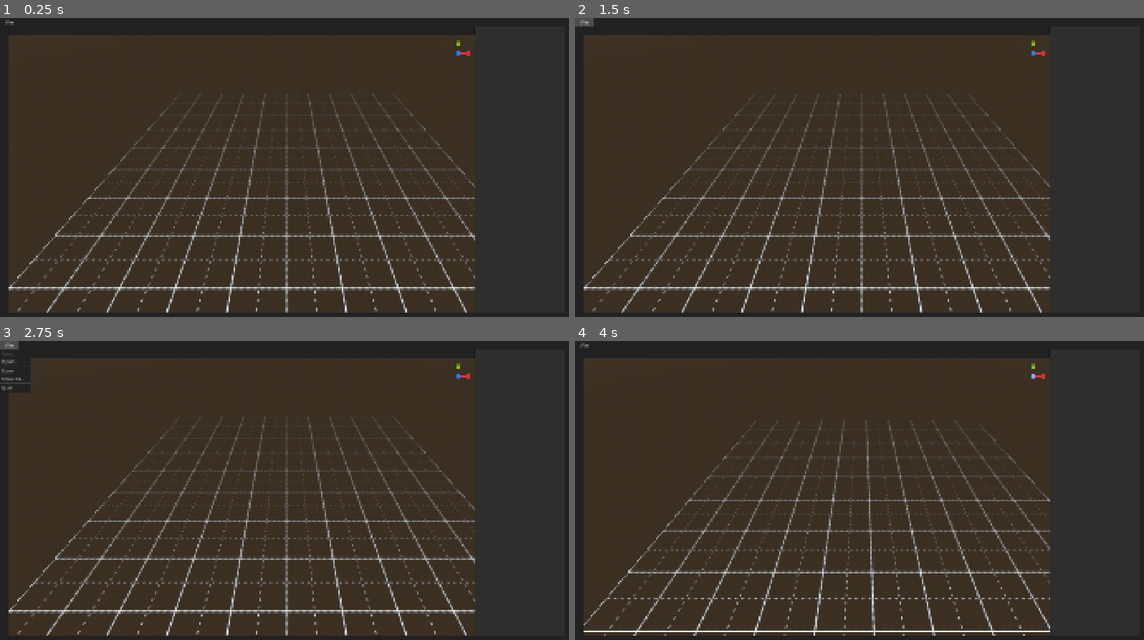
Above: before the commit, frames 1-4 (two rows, left to right).
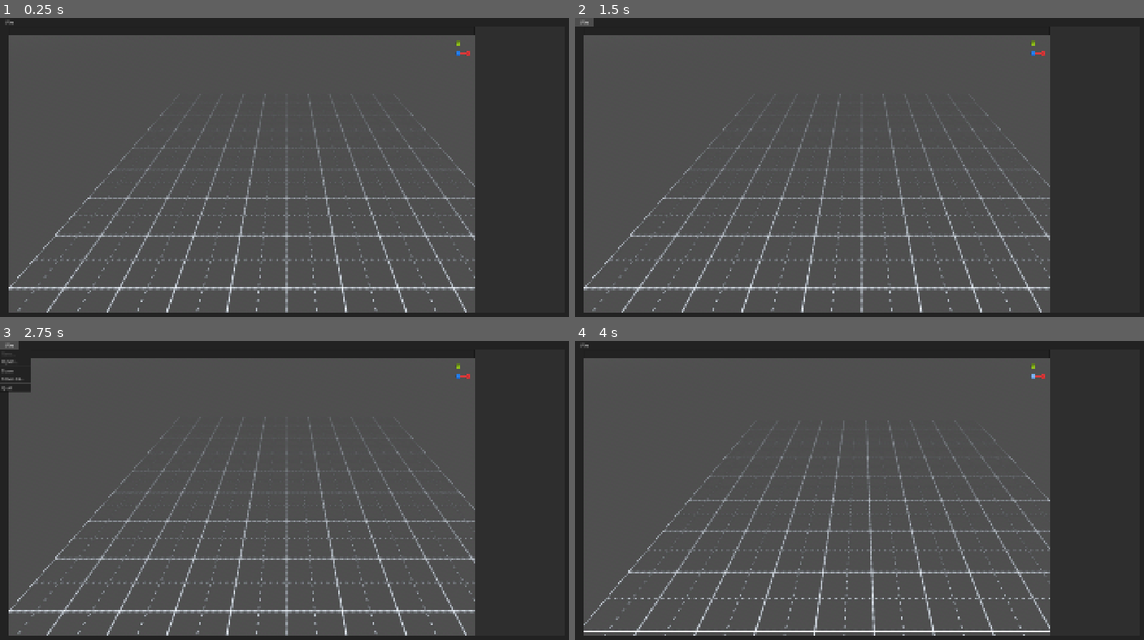
Above: after the commit, the same moments.

Repository: AnalyticalGoose/godough
Game: Godot game, scene res://main.tscn
The game is run twice, just before and just after one commit, with the same random seed, the same clock (stepped at 60 frames per second) and the same inputs.
Inputs (mouse positions are in pixels of both pictures, inside the frame that each line leads up to):
- Up to frame 1 (0.25 s): no input
- Up to frame 2 (1.5 s): click "File" at 0.5 s; click "File" at 1.25 s
- Up to frame 3 (2.75 s): click "File" at 2 s
- Up to frame 4 (4 s): tap Enter at 2.75 s; move the mouse to (1035, 373) at 2.77 s; tap S (camera_back) at 2.85 s; click (1035, 373) at 2.92 s; tap W (camera_forward) at 3.05, 3.6 s; move the mouse to (745, 508) at 3.52 s; click (745, 508) at 3.67 s; tap A (camera_left) at 3.8 s

The runs differ from the first frame. In frame 1, 74% of the frame differs, in the area x 1-84%, y 5-99%; in frame 2, 74%; in frame 3, 74%; in frame 4, 74%.

Commit message:
Update camera controller

Diff:
--- a/autoload/data_manager.gd
+++ b/autoload/data_manager.gd
@@ -1,12 +1,12 @@
 extends Node
 
 enum DatabaseType {
-	SETTINGS,
+    SETTINGS,
 }
 
 enum SettingsType {
-	CAMERA,
-	LEVEL
+    CAMERA,
+    LEVEL
 }
 
 const SETTINGS_PATH : String = "user://settings.cfg"
@@ -15,36 +15,41 @@
 
 
 func _ready() -> void:
-	_load_settings()
+    _load_settings()
 
 
 func get_settings(type: SettingsType) -> Dictionary:
-	return _settings_data[type]
+    return _settings_data[type]
 
 
 func _init_schema(database_type: DatabaseType, database: Database) -> void:
-	match database_type:
-		DatabaseType.SETTINGS:
-			database.add_valid_property("cam_move_speed", TYPE_FLOAT)
-			database.add_valid_property("cam_rot_speed", TYPE_FLOAT)
-			database.add_valid_property("cam_smoothing", TYPE_FLOAT)
-			database.add_valid_property("grid_size", TYPE_FLOAT)
+    match database_type:
+        DatabaseType.SETTINGS:
+            database.add_valid_property("cam_move_speed", TYPE_FLOAT)
+            database.add_valid_property("cam_rot_speed", TYPE_FLOAT)
+            database.add_valid_property("cam_zoom_speed", TYPE_FLOAT)
+            database.add_valid_property("cam_smoothing", TYPE_FLOAT)
+            database.add_valid_property("cam_mouse_sensitivity", TYPE_FLOAT)
+
+            database.add_valid_property("grid_size", TYPE_FLOAT)
 
 
 func _load_settings() -> void:
-	if not FileAccess.file_exists(SETTINGS_PATH):
-		var cfg_file: ConfigFile = ConfigFile.new()
+    if not FileAccess.file_exists(SETTINGS_PATH):
+        var cfg_file: ConfigFile = ConfigFile.new()
 
-		cfg_file.set_value("camera_settings", "cam_move_speed", 10.0)
-		cfg_file.set_value("camera_settings", "cam_rot_speed", 75.0)
-		cfg_file.set_value("camera_settings", "cam_smoothing", 0.1)
-		cfg_file.set_value("level_settings", "grid_size", 2.0)
+        cfg_file.set_value("camera_settings", "cam_move_speed", 10.0)
+        cfg_file.set_value("camera_settings", "cam_rot_speed", 75.0)
+        cfg_file.set_value("camera_settings", "cam_zoom_speed", 50.0)
+        cfg_file.set_value("camera_settings", "cam_smoothing", 0.1)
+        cfg_file.set_value("camera_settings", "cam_mouse_sensitivity", 0.25)
+        cfg_file.set_value("level_settings", "grid_size", 2.0)
 
-		var save_error: Error = cfg_file.save(SETTINGS_PATH)
-		if save_error:
-			push_error("Cannot save user settings to %s, ERROR: %s" % [SETTINGS_PATH, save_error])
+        var save_error: Error = cfg_file.save(SETTINGS_PATH)
+        if save_error:
+            push_error("Cannot save user settings to %s, ERROR: %s" % [SETTINGS_PATH, save_error])
 
-	var settings_database: Database = Database.new()
-	_init_schema(DatabaseType.SETTINGS, settings_database)
-	settings_database.load_from_path(SETTINGS_PATH)
-	_settings_data = settings_database.get_array()
+    var settings_database: Database = Database.new()
+    _init_schema(DatabaseType.SETTINGS, settings_database)
+    settings_database.load_from_path(SETTINGS_PATH)
+    _settings_data = settings_database.get_array()
--- a/editor/camera/camera_controller.gd
+++ b/editor/camera/camera_controller.gd
@@ -1,41 +1,63 @@
 extends Node3D
 
-@warning_ignore_start("unused_private_class_variable")
-@export var _rotation_x_pivot: Node3D
-@export var _zoom_pivot: Node3D
-@export var _camera: Camera3D
-@warning_ignore_restore("unused_private_class_variable")
+#const MIN_ZOOM: float = 0.0
+#const MAX_ZOOM: float = 20.0
 
 var _movement_speed: float = 10.0
 var _rotation_speed: float = 75.0
+var _zoom_speed: float = 50.0
 var _smoothing_strength: float = 0.1
+var _mouse_sensitivity: float = 0.25
+
 var _camera_pos_target: Vector3
 var _camera_rot_target: float
+var _camera_zoom_target: float
+
+@export var _rotation_x_pivot: Node3D
+@export var _zoom_pivot: Node3D
 
 
 func _ready() -> void:
-	_camera_pos_target = position
-	_camera_rot_target = rotation_degrees.y
+    _camera_pos_target = position
+    _camera_rot_target = rotation_degrees.y
+    _camera_zoom_target =  _zoom_pivot.position.z
 
-	var camera_settings: Dictionary = DataManager.get_settings(DataManager.SettingsType.CAMERA)
-	_movement_speed = camera_settings["cam_move_speed"]
-	_rotation_speed = camera_settings["cam_rot_speed"]
-	_smoothing_strength = camera_settings["cam_smoothing"]
+    var camera_settings: Dictionary = DataManager.get_settings(DataManager.SettingsType.CAMERA)
+    _movement_speed = camera_settings["cam_move_speed"]
+    _rotation_speed = camera_settings["cam_rot_speed"]
+    _zoom_speed = camera_settings["cam_zoom_speed"]
+    _smoothing_strength = camera_settings["cam_smoothing"]
+    _mouse_sensitivity = camera_settings["cam_mouse_sensitivity"]
 
 
 func _process(delta: float) -> void:
-	var input_dir: Vector2 = Input.get_vector("camera_left", "camera_right", "camera_forward", "camera_back")
-	var input_axis: float = Input.get_axis("camera_rotate_right", "camera_rotate_left")
+    var input_dir: Vector2 = Input.get_vector("camera_left", "camera_right", "camera_forward", "camera_back")
+    var input_axis: float = Input.get_axis("camera_rotate_right", "camera_rotate_left")
+    var zoom_dir: int = (int(Input.is_action_just_released("camera_zoom_out")) -
+                         int(Input.is_action_just_released("camera_zoom_in")))
 
-	if input_dir:
-		var move_dir: Vector3 = (basis * Vector3(input_dir.x, 0, input_dir.y))
-		_camera_pos_target += move_dir * _movement_speed * delta
+    if input_dir:
+        var move_dir: Vector3 = (basis * Vector3(input_dir.x, 0, input_dir.y))
+        _camera_pos_target += move_dir * _movement_speed * delta
+    if input_axis:
+        _camera_rot_target += input_axis * _rotation_speed * delta
+    if zoom_dir:
+        _camera_zoom_target += zoom_dir * _zoom_speed * delta
+    if _camera_pos_target != position:
+        position = lerp(position, _camera_pos_target, _smoothing_strength)
+    if _camera_rot_target != rotation_degrees.y:
+       rotation_degrees.y = lerp(rotation_degrees.y, _camera_rot_target, _smoothing_strength)
+    if _camera_zoom_target != position.z:
+        _zoom_pivot.position.z = lerp(_zoom_pivot.position.z, _camera_zoom_target, _smoothing_strength)
 
-	if input_axis:
-		_camera_rot_target += input_axis * _rotation_speed * delta
 
-	if _camera_pos_target != position:
-		position = lerp(position, _camera_pos_target, _smoothing_strength)
+func _unhandled_input(event: InputEvent) -> void:
+    if Input.is_action_just_pressed("camera_rotate_mouse"):
+        Input.set_mouse_mode(Input.MOUSE_MODE_CAPTURED)
+    if Input.is_action_just_released("camera_rotate_mouse"):
+        Input.set_mouse_mode(Input.MOUSE_MODE_VISIBLE)
 
-	if _camera_rot_target != rotation_degrees.y:
-		rotation_degrees.y = lerp(rotation_degrees.y, _camera_rot_target, _smoothing_strength)
+    if event is InputEventMouseMotion and Input.is_action_pressed("camera_rotate_mouse"):
+        var _event: InputEventMouseMotion = event
+        _camera_rot_target -= _event.relative.x * _mouse_sensitivity
+        _rotation_x_pivot.rotation_degrees.x -=  _event.relative.y * _mouse_sensitivity
--- a/editor/camera/camera_controller.tscn
+++ b/editor/camera/camera_controller.tscn
@@ -2,16 +2,16 @@
 
 [ext_resource type="Script" uid="uid://b1fmaioo6ch7j" path="res://editor/camera/camera_controller.gd" id="1_h48li"]
 
-[node name="CameraController" type="Node3D" unique_id=2043222208 node_paths=PackedStringArray("_rotation_x_pivot", "_zoom_pivot", "_camera")]
+[node name="CameraController" type="Node3D" unique_id=2043222208 node_paths=PackedStringArray("_rotation_x_pivot", "_zoom_pivot")]
 script = ExtResource("1_h48li")
-_rotation_x_pivot = NodePath("CameraRotationXPivot")
-_zoom_pivot = NodePath("CameraRotationXPivot/CameraZoomPivot")
-_camera = NodePath("CameraRotationXPivot/CameraZoomPivot/Camera3D")
+_rotation_x_pivot = NodePath("CameraXPivot")
+_zoom_pivot = NodePath("CameraXPivot/CameraZoomPivot")
 
-[node name="CameraRotationXPivot" type="Node3D" parent="." unique_id=36284164]
+[node name="CameraXPivot" type="Node3D" parent="." unique_id=1682007236]
 transform = Transform3D(1, 0, 0, 0, 0.70710677, 0.70710677, 0, -0.70710677, 0.70710677, 0, 0, 0)
 
-[node name="CameraZoomPivot" type="Node3D" parent="CameraRotationXPivot" unique_id=467579753]
+[node name="CameraZoomPivot" type="Node3D" parent="CameraXPivot" unique_id=467579753]
+transform = Transform3D(1, 0, 0, 0, 0.99999994, 0, 0, 0, 0.99999994, 0, 0, 0)
 
-[node name="Camera3D" type="Camera3D" parent="CameraRotationXPivot/CameraZoomPivot" unique_id=198840669]
+[node name="Camera3D" type="Camera3D" parent="CameraXPivot/CameraZoomPivot" unique_id=198840669]
 cull_mask = 524287
--- a/editor/editor.tscn
+++ b/editor/editor.tscn
@@ -5,6 +5,7 @@
 
 [sub_resource type="ProceduralSkyMaterial" id="ProceduralSkyMaterial_fjngd"]
 sky_horizon_color = Color(0.66224277, 0.6717428, 0.6867428, 1)
+ground_bottom_color = Color(0.2520276, 0.25202766, 0.25202757, 1)
 ground_horizon_color = Color(0.66224277, 0.6717428, 0.6867428, 1)
 
 [sub_resource type="Sky" id="Sky_er7c6"]
@@ -36,6 +37,9 @@
 
 [node name="Editor" type="Node3D" unique_id=1122101013]
 
+[node name="CameraController" parent="." unique_id=2043222208 instance=ExtResource("2_fjngd")]
+transform = Transform3D(1, 0, 0, 0, 1, 0, 0, 0, 1, 0, 8, 8)
+
 [node name="WorldEnvironment" type="WorldEnvironment" parent="." unique_id=1233195097]
 environment = SubResource("Environment_j82do")
 
@@ -45,6 +49,3 @@
 
 [node name="GroundMesh" type="MeshInstance3D" parent="." unique_id=727445556]
 mesh = SubResource("PlaneMesh_h3k4n")
-
-[node name="CameraController" parent="." unique_id=2043222208 instance=ExtResource("2_fjngd")]
-transform = Transform3D(1, 0, 0, 0, 1, 0, 0, 0, 1, 0, 8, 8)
--- a/project.godot
+++ b/project.godot
@@ -83,6 +83,21 @@
 "events": [Object(InputEventKey,"resource_local_to_scene":false,"resource_name":"","device":-1,"window_id":0,"alt_press …(192 unchanged characters)…
 ]
 }
+camera_zoom_in={
+"deadzone": 0.2,
+"events": [Object(InputEventMouseButton,"resource_local_to_scene":false,"resource_name":"","device":-1,"window_id":0,"alt_pressed":false,"shift_pressed":false,"ctrl_pressed":false,"meta_pressed":false,"button_mask":0,"position":Vector2(0, 0),"global_position":Vector2(0, 0),"factor":1.0,"button_index":4,"canceled":false,"pressed":false,"double_click":false,"script":null)
+]
+}
+camera_zoom_out={
+"deadzone": 0.2,
+"events": [Object(InputEventMouseButton,"resource_local_to_scene":false,"resource_name":"","device":-1,"window_id":0,"alt_pressed":false,"shift_pressed":false,"ctrl_pressed":false,"meta_pressed":false,"button_mask":0,"position":Vector2(0, 0),"global_position":Vector2(0, 0),"factor":1.0,"button_index":5,"canceled":false,"pressed":false,"double_click":false,"script":null)
+]
+}
+camera_rotate_mouse={
+"deadzone": 0.2,
+"events": [Object(InputEventMouseButton,"resource_local_to_scene":false,"resource_name":"","device":-1,"window_id":0,"alt_pressed":false,"shift_pressed":false,"ctrl_pressed":false,"meta_pressed":false,"button_mask":0,"position":Vector2(0, 0),"global_position":Vector2(0, 0),"factor":1.0,"button_index":3,"canceled":false,"pressed":false,"double_click":false,"script":null)
+, null]
+}
 
 [physics]
 
--- a/ui/gizmos/viewport_orientation/orientation_gizmo_overlay.gd
+++ b/ui/gizmos/viewport_orientation/orientation_gizmo_overlay.gd
@@ -3,5 +3,5 @@
 @export var orientation_gizmo_viewport: SubViewport
 
 func _on_gui_input(event: InputEvent) -> void:
-	orientation_gizmo_viewport.notification(NOTIFICATION_VP_MOUSE_ENTER)
-	orientation_gizmo_viewport.push_input(event)
+    orientation_gizmo_viewport.notification(NOTIFICATION_VP_MOUSE_ENTER)
+    orientation_gizmo_viewport.push_input(event)
--- a/ui/menus/navigation/file_menu.gd
+++ b/ui/menus/navigation/file_menu.gd
@@ -2,22 +2,22 @@
 
 
 enum MenuOption {
-	NEW,
-	OPEN,
-	SAVE,
-	SAVE_AS,
-	QUIT
+    NEW,
+    OPEN,
+    SAVE,
+    SAVE_AS,
+    QUIT
 }
 
 
 func _ready() -> void:
-	assert(get_popup().id_pressed.connect(_on_file_menu_button_pressed) == OK)
+    assert(get_popup().id_pressed.connect(_on_file_menu_button_pressed) == OK)
 
 
 func _on_file_menu_button_pressed(button_id: int) -> void:
-	match button_id:
-		MenuOption.QUIT:
-			get_tree().root.propagate_notification(NOTIFICATION_WM_CLOSE_REQUEST)
-			get_tree().quit()
-		_:
-			push_warning("file menu button not in use")
+    match button_id:
+        MenuOption.QUIT:
+            get_tree().root.propagate_notification(NOTIFICATION_WM_CLOSE_REQUEST)
+            get_tree().quit()
+        _:
+            push_warning("file menu button not in use")
--- a/ui/renderer_window.gd
+++ b/ui/renderer_window.gd
@@ -2,4 +2,4 @@
 
 
 func _on_viewport_orientation_gizmo_gizmo_clicked(idx: int) -> void:
-	print(idx)
+    print(idx)
--- a/ui/ui.tscn
+++ b/ui/ui.tscn
@@ -28,6 +28,7 @@
 grow_vertical = 2
 size_flags_horizontal = 3
 size_flags_vertical = 3
+mouse_filter = 2
 theme = ExtResource("1_nb4k0")
 
 [node name="BorderBars" type="Control" parent="." unique_id=241879401]
@@ -146,6 +147,7 @@
 
 [node name="RendererWindow" type="Control" parent="RendererMargin" unique_id=1314063768]
 layout_mode = 2
+mouse_filter = 2
 script = ExtResource("3_tf0e0")
 
 [node name="GizmoContainer" type="Control" parent="RendererMargin" unique_id=1007843030]
